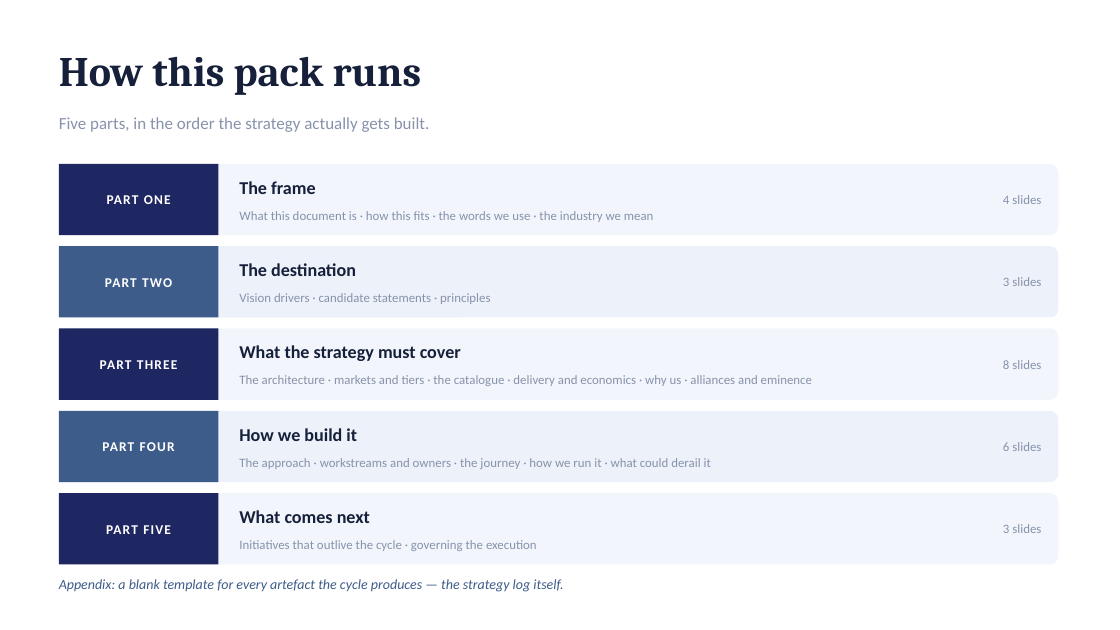
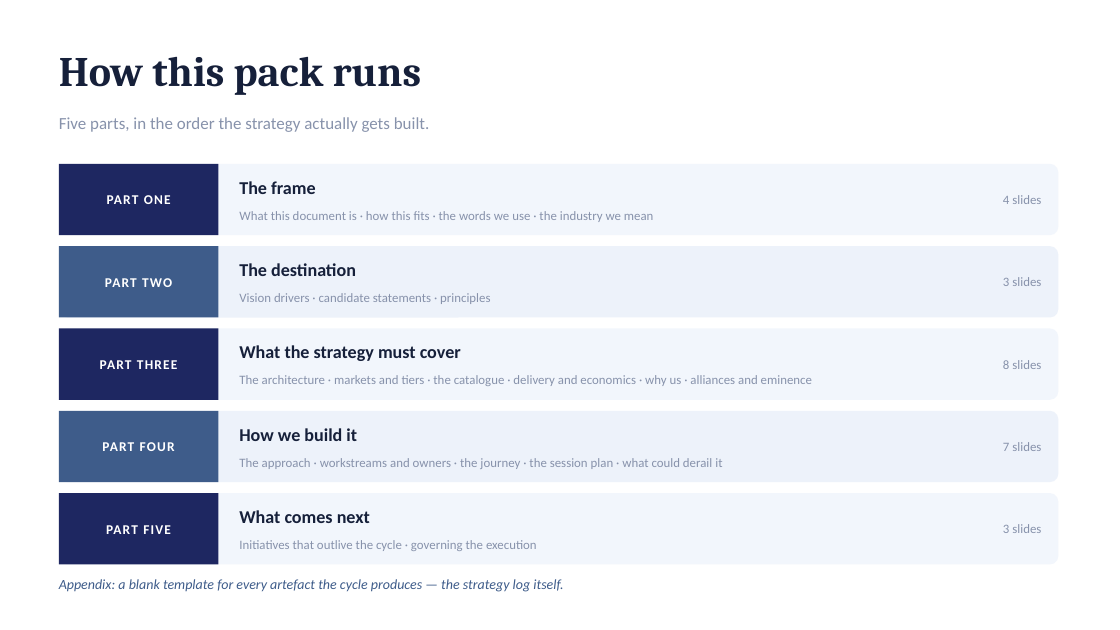
Before and after one commit to dhajjar-cyber/bae, a slide deck: slide 2 of FSI strategy/EAI&D-FSI-Strategy-Development-Plan.pptx. Drawn at 1120x630 pixels with LibreOffice and Linux fonts; fonts in the diff are those of the drawing. Boxes give left, top, right and bottom in pixels: in the first picture for what was removed or moved away, otherwise in the second. Text is boxed around its words. In the diff, an @@ line names an element or a change of style, - is before the commit and + after.

```diff
--- a/FSI strategy/EAI&D-FSI-Strategy-Development-Plan.pptx
+++ b/FSI strategy/EAI&D-FSI-Strategy-Development-Plan.pptx
@@ text at bbox=[1003, 442, 1041, 451]: text changed @@
-6 slides
+7 slides
@@ text at bbox=[239, 458, 722, 469]: text changed @@
-The approach · workstreams and owners · the journey · how we run it · what could derail it
+The approach · workstreams and owners · the journey · the session plan · what could derail it
```
Also in this commit, not shown: 1 other slide changed, 1 slide added, 1 other file.
